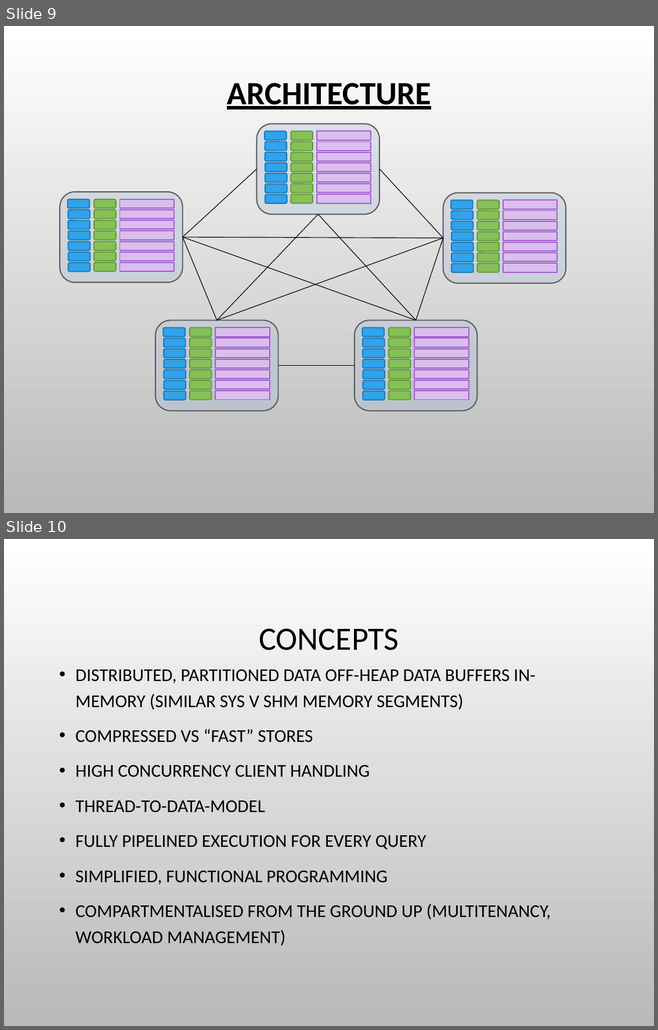
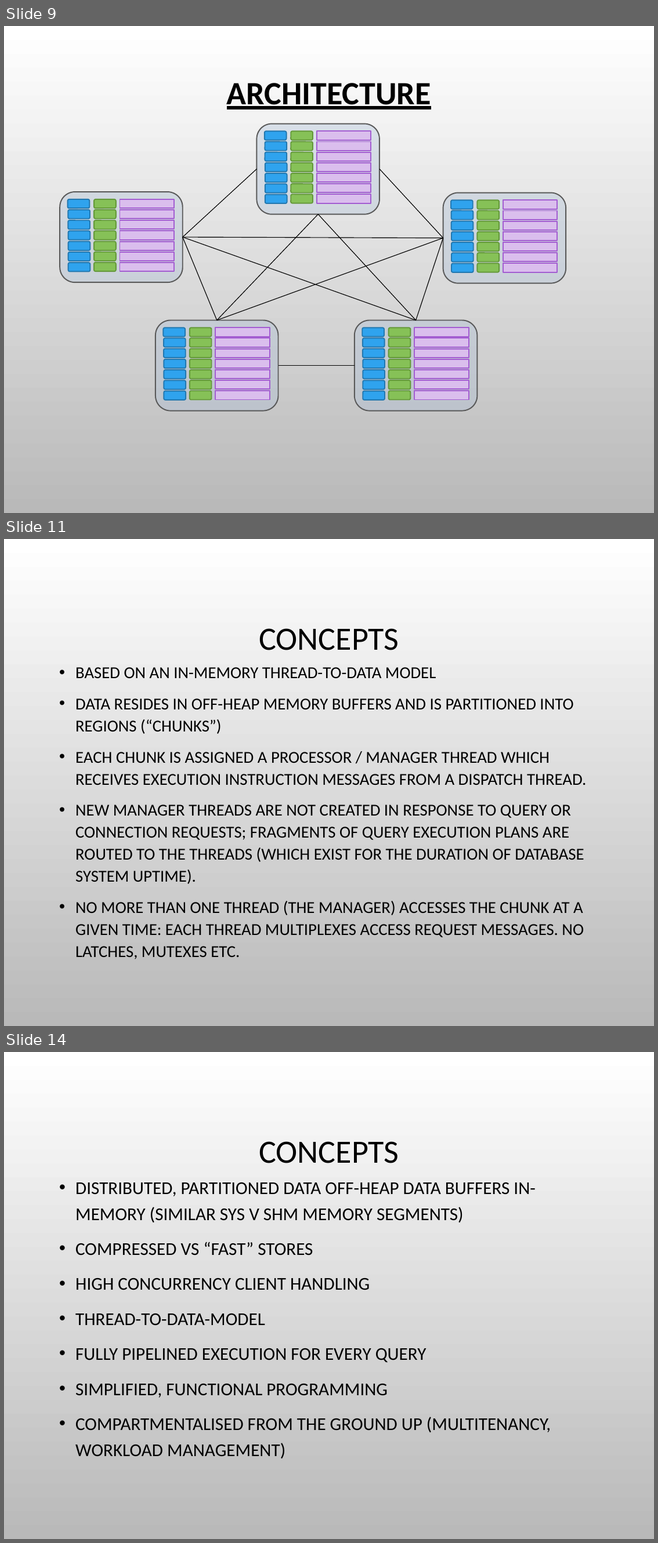
Before and after one commit to charlesduffy/erlysql, a slide deck: doc/Pitch1.pptx. Shown one above the other, each under a label of ours: slides 9 and 10 before the commit, slides 9, 11 and 14 after it; the slides between them are not shown. The pictures are 658x1030 and 658x1543 pixels, drawn with LibreOffice and Linux fonts; fonts in the diff are those of the drawing; background and template pictures are left out. Boxes give left, top, right and bottom in pixels: in the first picture for what was removed or moved away, otherwise in the second. Text is boxed around its words. In the diff, an @@ line names an element or a change of style, - is before the commit and + after.

```diff
--- a/doc/Pitch1.pptx
+++ b/doc/Pitch1.pptx
@@ slide 11 added at box(4, 539, 654, 1026), background picture (left out) @@
@@ title added at box(259, 628, 398, 650), 36 pt, text #000000 @@
+CONCEPTS
@@ text added at box(75, 667, 586, 959), 18.5 pt, text #000000 @@
+• BASED ON AN IN-MEMORY THREAD-TO-DATA MODEL
+• DATA RESIDES IN OFF-HEAP MEMORY BUFFERS AND IS PARTITIONED INTO REGIONS (“CHUNKS”)
+• EACH CHUNK IS ASSIGNED A PROCESSOR / MANAGER THREAD WHICH RECEIVES EXECUTION INSTRUCTION MESSAGES FROM A DISPATCH THREAD.
+• NEW MANAGER THREADS ARE NOT CREATED IN RESPONSE TO QUERY OR CONNECTION REQUESTS; FRAGMENTS OF QUERY EXECUTION PLANS ARE ROUTED TO THE THREADS (WHICH EXIST FOR THE DURATION OF DATABASE SYSTEM UPTIME).
+• NO MORE THAN ONE THREAD (THE MANAGER) ACCESSES THE CHUNK AT A GIVEN TIME: EACH THREAD MULTIPLEXES ACCESS REQUEST MESSAGES. NO LATCHES, MUTEXES ETC.
@@ what was slide 10 is now slide 14 @@
```
Also in this commit, not shown: 1 slide changed, 3 other slides added.
